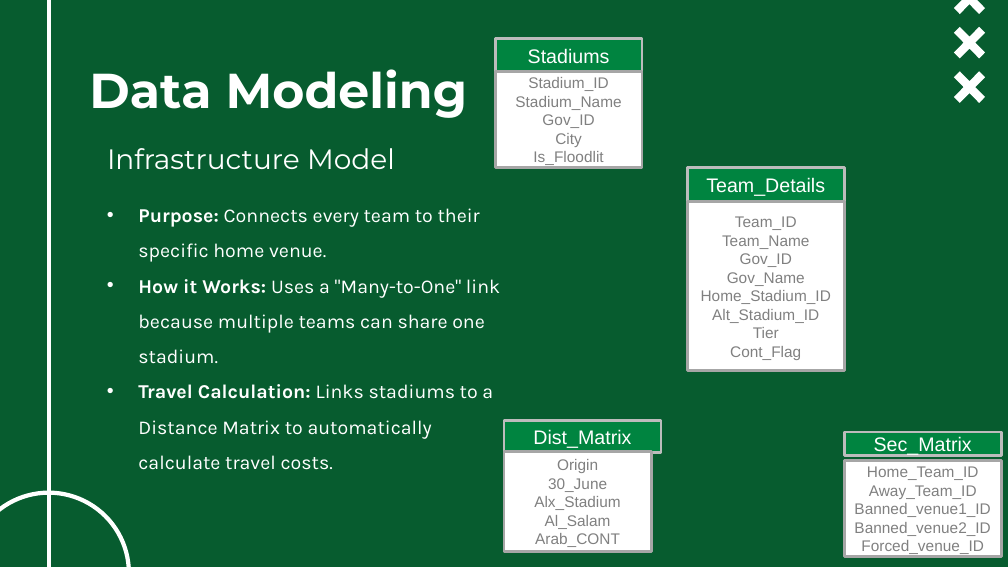
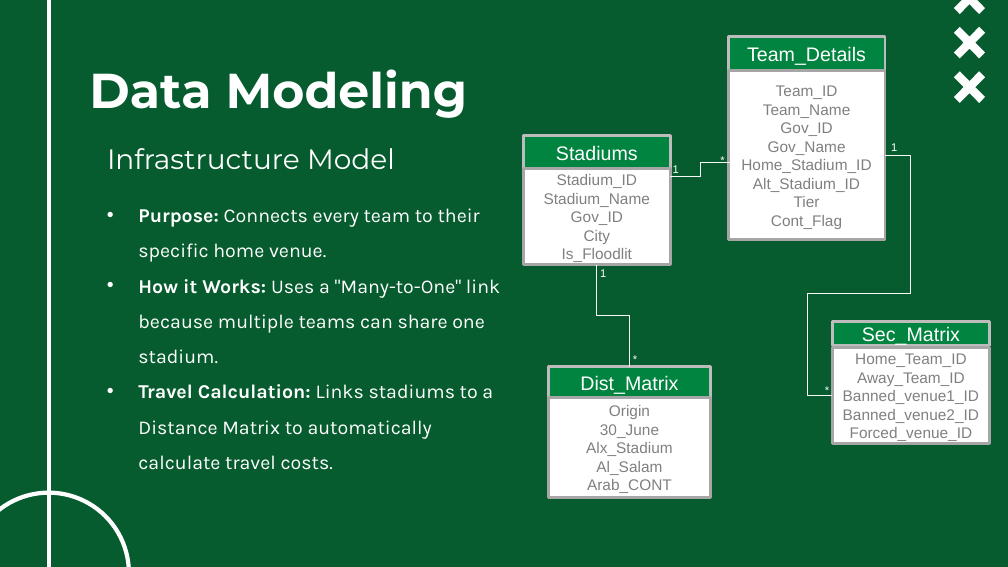
Before and after one commit to ghassanelgendy/egyptian-premier-league-schedule-optimizer, a slide deck: slide 16 of Documentations/presentation V1.pptx. Drawn at 1008x567 pixels with LibreOffice and Linux fonts; fonts in the diff are those of the drawing; background and template pictures are left out. Boxes give left, top, right and bottom in pixels: in the first picture for what was removed or moved away, otherwise in the second. Text is boxed around its words. In the diff, an @@ line names an element or a change of style, - is before the commit and + after.

```diff
--- a/Documentations/presentation V1.pptx
+++ b/Documentations/presentation V1.pptx
@@ rectangle "Team_Details": place and size @@
-rectangle "Team_Details" at <box>687,168,845,203</box>
+rectangle "Team_Details" at <box>728,36,885,71</box>
@@ rectangle "Team_ID": place and size @@
-rectangle "Team_ID" at <box>687,202,845,371</box>
+rectangle "Team_ID" at <box>728,71,885,240</box>
@@ rectangle "Stadiums": place and size @@
-rectangle "Stadiums" at <box>495,39,642,74</box>
+rectangle "Stadiums" at <box>523,136,670,170</box>
@@ text added at <box>719,148,727,172</box>, 8 pt, text #FFFFFF @@
+*
@@ text added at <box>891,143,897,151</box>, 8 pt, text #FFFFFF @@
+1
@@ rectangle "Stadium_ID": place and size @@
-rectangle "Stadium_ID" at <box>495,72,642,168</box>
+rectangle "Stadium_ID" at <box>523,168,670,265</box>
@@ elbow line added from (670, 176) to (731, 162), #F9F9F9 0.75 pt @@
@@ text added at <box>673,165,679,173</box>, 8 pt, text #FFFFFF @@
+1
@@ elbow line added from (885, 155) to (833, 396), #F9F9F9 0.75 pt @@
@@ elbow line added from (630, 367) to (597, 265), #F9F9F9 0.75 pt @@
@@ text added at <box>600,269,606,277</box>, 8 pt, text #FFFFFF @@
+1
@@ rectangle "Sec_Matrix": place and size @@
-rectangle "Sec_Matrix" at <box>845,432,1002,457</box>
+rectangle "Sec_Matrix" at <box>833,322,990,346</box>
@@ text added at <box>630,348,641,372</box>, 8 pt, text #FFFFFF @@
+*
@@ rectangle "Home_Team_ID": place and size @@
-rectangle "Home_Team_ID" at <box>845,461,1002,556</box>
+rectangle "Home_Team_ID" at <box>833,348,990,444</box>
@@ rectangle "Dist_Matrix": place and size @@
-rectangle "Dist_Matrix" at <box>504,420,661,452</box>
+rectangle "Dist_Matrix" at <box>548,367,710,398</box>
@@ text added at <box>822,378,833,402</box>, 8 pt, text #FFFFFF @@
+*
@@ rectangle "Origin": place and size @@
-rectangle "Origin" at <box>504,452,651,551</box>
+rectangle "Origin" at <box>548,398,710,498</box>
```
Also in this commit, not shown: 4 other slides changed.
